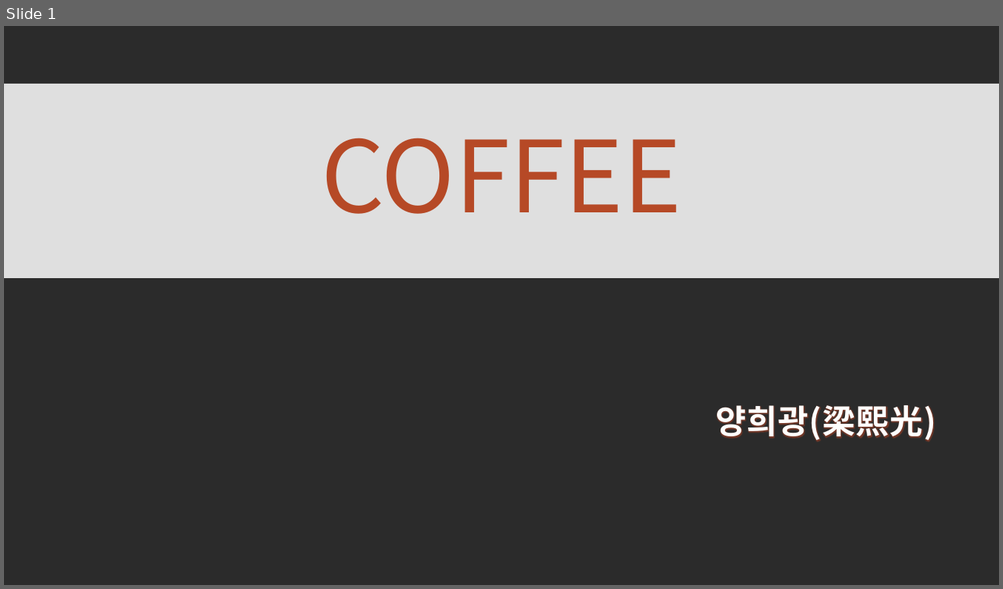
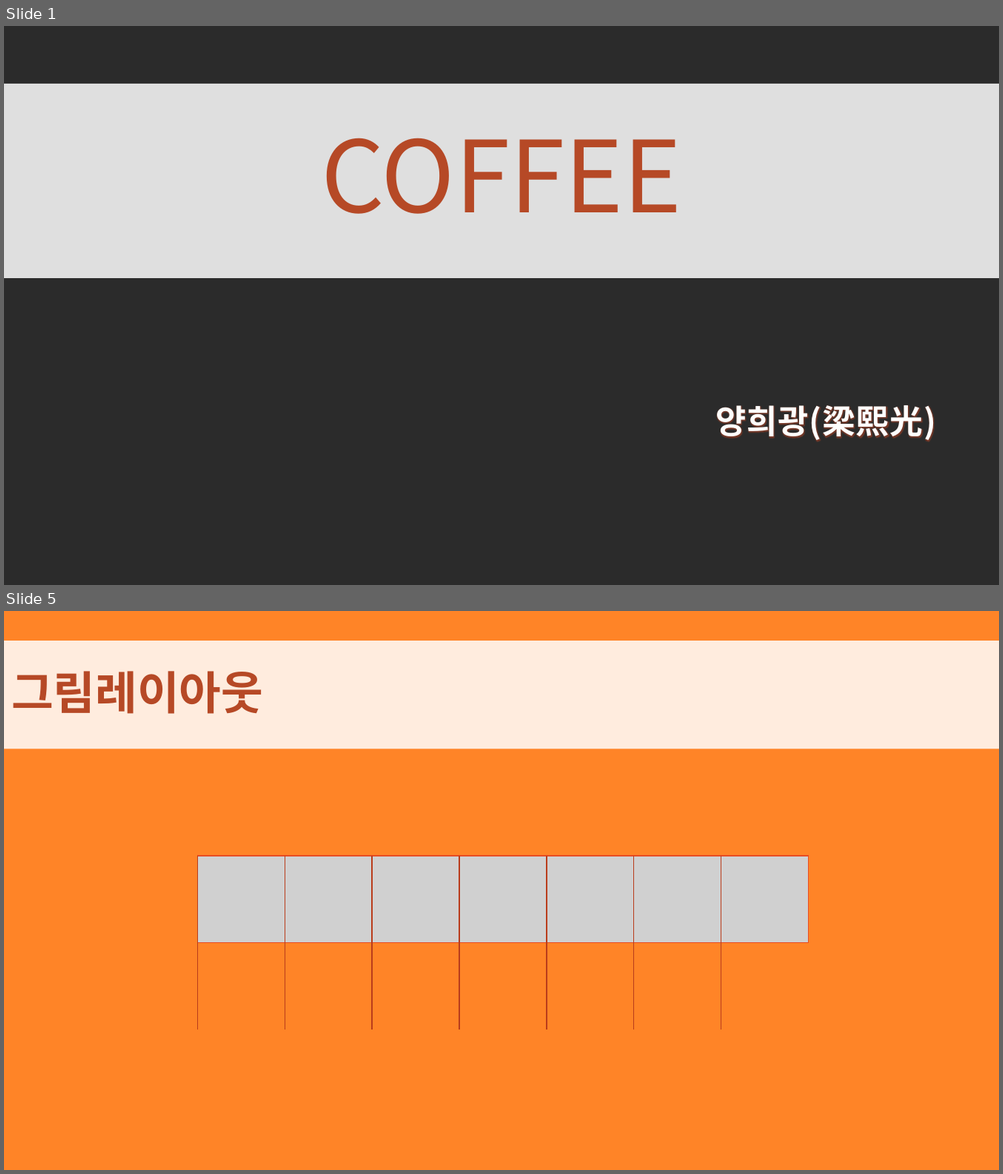
Before and after one commit to hwangeumyang/HRDEducation, a slide deck: 2021.08/실습.pptx. Shown one above the other, each under a label of ours: slide 1 before the commit, slides 1 and 5 after it; the slides between them are not shown. The pictures are 1003x589 and 1003x1174 pixels, drawn with LibreOffice and Linux fonts; fonts in the diff are those of the drawing; grey boxes stand for pictures; background and template pictures are left out; a plain dark background stands for a picture behind light text. Boxes give left, top, right and bottom in pixels: in the first picture for what was removed or moved away, otherwise in the second. Text is boxed around its words. In the diff, an @@ line names an element or a change of style, - is before the commit and + after.

```diff
--- a/2021.08/실습.pptx
+++ b/2021.08/실습.pptx
@@ slide 5 added at (4,611,999,1170), background #FF8427 @@
@@ title added at (4,641,999,749), fill #FFFFFF at 85% opacity, 44 pt, text #B64926, bold @@
+그림레이아웃
@@ picture added at (197,856,284,943) @@
@@ line added from (197, 856) to (197, 1031), #BA3D1B 1 pt @@
@@ picture added at (284,856,372,943) @@
@@ line added from (284, 856) to (284, 1031), #BA3D1B 1 pt @@
@@ picture added at (372,856,459,943) @@
@@ line added from (372, 856) to (372, 1031), #BA3D1B 1 pt @@
@@ picture added at (459,856,546,943) @@
@@ line added from (459, 856) to (459, 1031), #BA3D1B 1 pt @@
@@ picture added at (546,856,634,943) @@
@@ line added from (546, 856) to (546, 1031), #BA3D1B 1 pt @@
@@ picture added at (634,856,721,943) @@
@@ line added from (634, 856) to (634, 1031), #BA3D1B 1 pt @@
@@ picture added at (721,856,808,943) @@
@@ line added from (721, 856) to (721, 1031), #BA3D1B 1 pt @@
```
Also in this commit, not shown: 1 slide changed, 13 other slides added, 2 other files.
